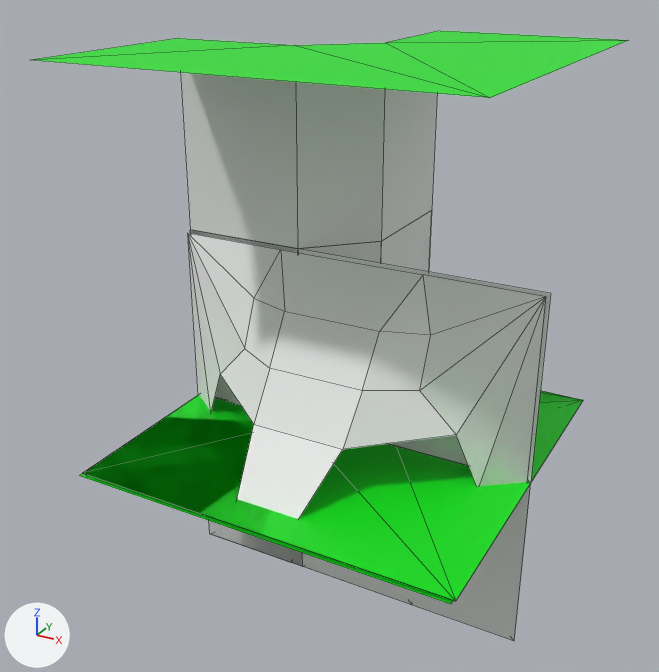
The FBX model Assets/Art/Meshes/PrototypeMeshes/Step/WFC Modules.fbx as it was, and as the next commit left it.
Camera for both pictures: a camera (50 mm lens) standing at (1.98, -3.85, 2.47) and looking at (-0.12, -0.03, 0.57). The lights are fixed; the arrows at lower left show +X, +Y and +Z. Mesh edges are drawn as thin lines. Where no turn or scale is listed for an object, it has been applied to the vertices. Vertices at the same position are counted once.

The older version as bpy lines, for what is in view:
```python
me_plane_001 = bpy.data.meshes.new('Plane.001')
me_plane_001.from_pydata([(0.0, 0.318, 1.0), (-0.318, 0.0, 1.0), (-1.0, 0.0, 1.0), (0.0, 1.0, 1.0), (0.0, 1.0, 0.0), (-1.0, 0.0, 0.0), (-0.318, 0.0, 0.0), (0.0, 0.318, 0.0), (-1.0, 1.0, 0.0)], [], [(6, 1, 0, 7), (7, 0, 3, 4), (5, 2, 1, 6), (8, 7, 4), (5, 6, 8), (6, 7, 8)])
for i in [3, 4, 5]: me_plane_001.polygons[i].material_index = 1
me_plane_001.materials.append(mat_white)  # white #e7e7e7
me_plane_001.materials.append(mat_green)  # green #00e715
me_plane_004 = bpy.data.meshes.new('Plane.004')
me_plane_004.from_pydata(...)  # 11 vertices, 8 faces; spans x -1.0..1.0, y -1.0..1.0, z -1.0..0.0
# faces by material slot: [3, 5]
me_plane_004.materials.append(mat_white)  # white #e7e7e7
me_plane_004.materials.append(mat_green)  # green #00e715
me_plane_016 = bpy.data.meshes.new('Plane.016')
me_plane_016.from_pydata(...)  # 24 vertices, 21 faces; spans x -1.0..1.0, y -1.0..0.0, z -0.01..1.0
# faces by material slot: [20, 1]
me_plane_016.materials.append(mat_white)  # white #e7e7e7
me_plane_016.materials.append(mat_green)  # green #00e715
ob_down = bpy.data.objects.new('Down', me_plane_001)
ob_down.location = (0.0, 0.0, 0.0)
ob_incornerramp = bpy.data.objects.new('InCornerRamp', me_plane_004)
ob_incornerramp.location = (0.0, 0.0, 2.0)
ob_ramp_walkable = bpy.data.objects.new('Ramp_Walkable', me_plane_016)
ob_ramp_walkable.location = (-0.019, -0.004, -0.019)
# also in view: 'RampReceiver' at (0.0, 0.5, -0.5); 'Ground' at (0.0, 0.0, 0.0); 'OutCornerRamp' at (0.0, 0.0, 0.5); 'Ramp' at (0.0, -0.5, 0.5)
```
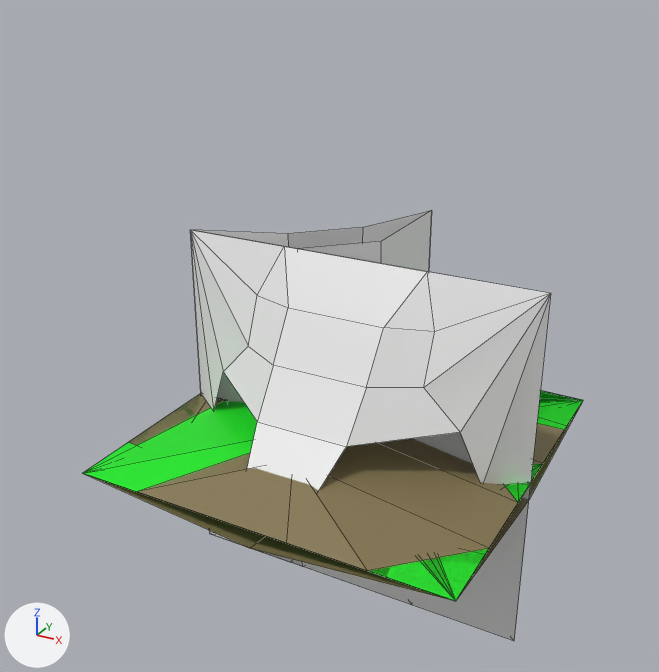
The change, as a diff of the scene's bpy script:
```diff
--- a/Assets/Art/Meshes/PrototypeMeshes/Step/WFC Modules.fbx.py
+++ b/Assets/Art/Meshes/PrototypeMeshes/Step/WFC Modules.fbx.py
@@ mat_rock @@
+mat_rock = principled_material('Rock')
+mat_rock.base_color = (0.225, 0.177, 0.0775)  # yellow #82754f
@@ me_plane_004 @@
 me_plane_004.from_pydata(...)  # 11 vertices, 8 faces; spans x -1.0..1.0, y -1.0..1.0, z -1.0..0.0
 # used by ob_incornerramp; location = (0.0, 0.0, 2.0)
-me_plane_004.vertices[2].co = (-0.32, 0.0, 0.0)  # pixel (294, 45)
-me_plane_004.vertices[3].co = (0.0, 0.32, 0.0)  # pixel (385, 42)
-me_plane_004.vertices[6].co = (-0.32, 0.0, -1.0)  # pixel (297, 248)
-me_plane_004.vertices[7].co = (0.0, 0.32, -1.0)  # pixel (381, 241)
+# me_plane_004 part 1
+me_plane_004.vertices[2].co = (-0.5, 0.2, 0.0)
+me_plane_004.vertices[3].co = (-0.2, 0.5, 0.0)
+me_plane_004.vertices[6].co = (-0.5, 0.2, -1.0)
+me_plane_004.vertices[7].co = (-0.2, 0.5, -1.0)
 me_plane_004.materials.append(mat_white)
@@ me_plane_009 @@
+me_plane_009.from_pydata(...)  # 16 vertices, 16 faces; spans x -1.0..1.0, y -1.0..1.0, z 0.0..0.16
+# faces by material slot: [7, 9]
+me_plane_009.materials.append(mat_green)  # green #00e715
+me_plane_009.materials.append(mat_rock)  # yellow #82754f
@@ me_plane_022 @@
+me_plane_022.from_pydata([(-1.0, 1.0, 0.0), (1.0, 1.0, 0.0), (-1.0, -1.0, 0.0), (1.0, -1.0, 0.0), (-1.0, 0.0, -0.1), (0.0, -1.0, -0.1), (1.0, 0.0, -0.1), (0.0, 1.0, -0.1), (0.47, 0.0, -0.17), (0.0, 0.47, -0.17), (-0.47, 0.0, -0.17), (0.0, -0.47, -0.17)], [], [(4, 2, 5, 11, 10), (8, 11, 5, 3, 6), (0, 4, 10, 9, 7), (8, 9, 10, 11), (7, 9, 8, 6, 1)])
+me_plane_022.materials.append(mat_rock)  # yellow #82754f
@@ me_plane_011 @@
+me_plane_011.from_pydata(...)  # 17 vertices, 14 faces; spans x -1.0..1.0, y -1.0..1.0, z -0.1..0.16
+# faces by material slot: [3, 11]
+me_plane_011.materials.append(mat_green)  # green #00e715
+me_plane_011.materials.append(mat_rock)  # yellow #82754f
@@ ob_ramp_walkable @@
 ob_ramp_walkable = bpy.data.objects.new('Ramp_Walkable', me_plane_016)
-ob_ramp_walkable.location = (-0.019, -0.004, -0.019)
+ob_ramp_walkable.location = (0.0, 0.0, 0.0)
@@ ob_incornerramp @@
 ob_incornerramp = bpy.data.objects.new('InCornerRamp', me_plane_004)
-ob_incornerramp.location = (0.0, 0.0, 2.0)
+ob_incornerramp.location = (0.0, 0.0, 0.0)
@@ ob_goldcorner @@
+ob_goldcorner = bpy.data.objects.new('GoldCorner', me_plane_009)
+ob_goldcorner.location = (0.0, 0.0, 0.0)
@@ ob_goldmiddle @@
+ob_goldmiddle = bpy.data.objects.new('GoldMiddle', me_plane_022)
+ob_goldmiddle.location = (0.0, 0.0, 0.0)
@@ ob_goldside @@
+ob_goldside = bpy.data.objects.new('GoldSide', me_plane_011)
+ob_goldside.location = (0.0, 0.0, 0.0)
```

Where the change shows, as pixel boxes (x1, y1, x2, y2) in the pictures (659 x 672 px):
'Ramp_Walkable', moved
    before: (80, 233, 546, 604)
    after: (156, 230, 551, 558)
'InCornerRamp', reshaped, moved
    before: (33, 31, 627, 249)
    after: (133, 393, 583, 501)
'GoldCorner', added
    after: (83, 392, 580, 600)
    faces in mat_rock (yellow #82754f): (138, 419, 559, 600)
    faces in mat_green (green #00e715): (83, 392, 580, 492)
'GoldMiddle', added
    after: (85, 403, 582, 601)
'GoldSide', added
    after: (83, 394, 564, 571)
    faces in mat_rock (yellow #82754f): (129, 394, 564, 464)
    faces in mat_green (green #00e715): (83, 442, 482, 571)
'OutCornerRamp', unchanged, covered by the edit
    before: (85, 215, 583, 601)
    after: (158, 210, 583, 601)
'Ground', unchanged, covered by the edit
    before: (83, 391, 581, 565)
    after: (140, 391, 581, 437)
'Ramp', unchanged, covered by the edit
    before: (86, 231, 551, 563)
    after: (413, 432, 473, 464)
